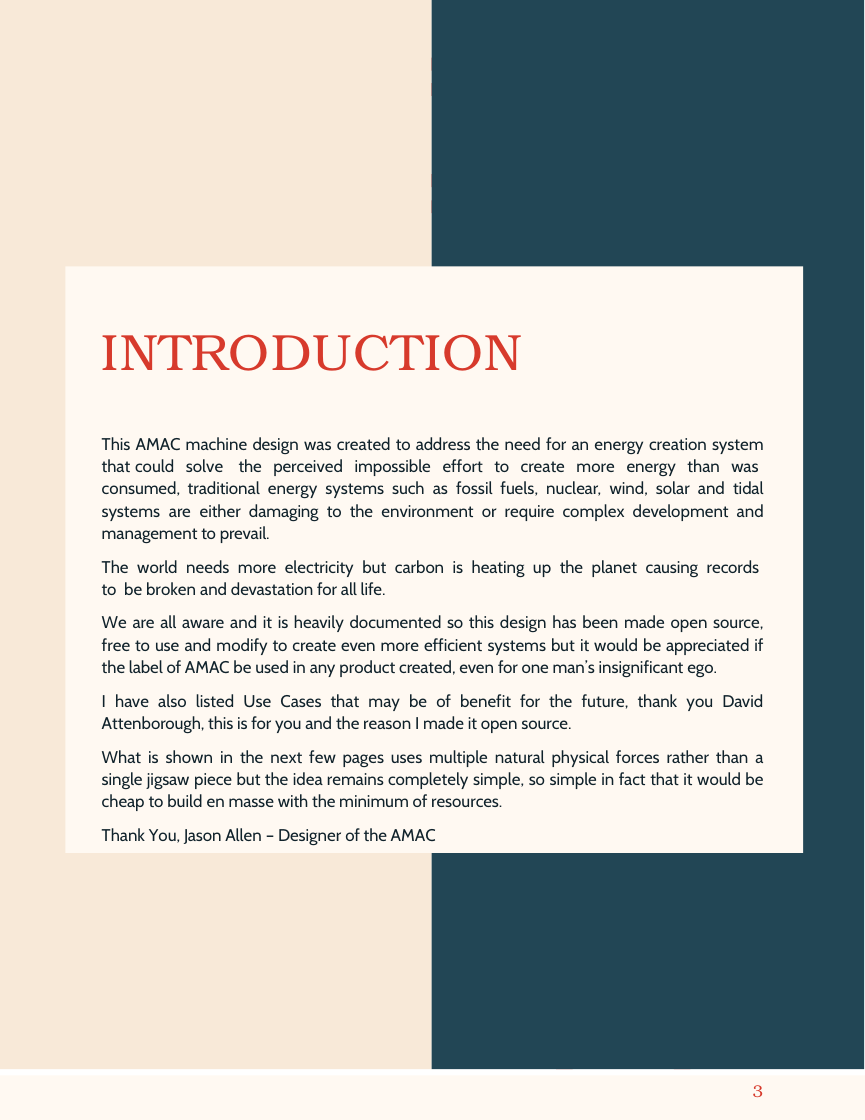
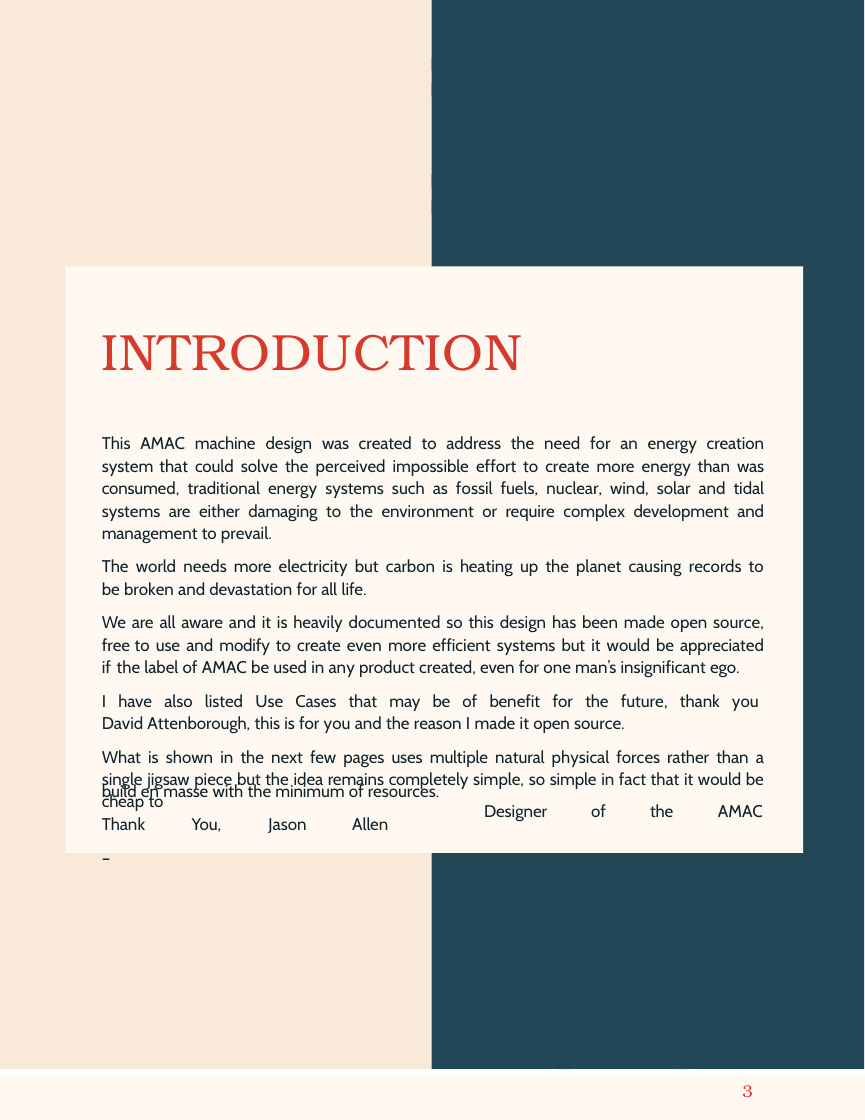
Before and after one commit to AMACMachine/Free-Energy, a slide deck: slide 3 of AMAC White Paper September 2nd 2023.pptx. Drawn at 865x1120 pixels with LibreOffice and Linux fonts; fonts in the diff are those of the drawing. Boxes give left, top, right and bottom in pixels: in the first picture for what was removed or moved away, otherwise in the second. Text is boxed around its words. In the diff, an @@ line names an element or a change of style, - is before the commit and + after.

```diff
--- a/AMAC White Paper September 2nd 2023.pptx
+++ b/AMAC White Paper September 2nd 2023.pptx
@@ text at (x1=102, y1=436, x2=765, y2=734): letter spacing -0.1 to 0 pt in "This AMAC design to address for an ...", "The world needs electricity carbon is heating ...", "and it is heavily documented so this ...", "also Use that for future, you this ..."; letter spacing 0 to -0.1 pt in "machine created need energy creation system perceived ...", "more but carbon devastation", "aware documented design been open create more ...", "listed may benefit made"; letter spacing -0.2 to -0.1 pt in "machine solve perceived more environment complex development ...", "carbon broken", "We aware documented open efficient would appreciated ...", "also listed reason"; letter spacing -0.1 to -0.2 pt in "design address energy perceived impossible more energy", "even efficient be in created,", "benefit Attenborough, reason made"; letter spacing -0.1 to 0.1 pt in "created create traditional fossil", "electricity devastation", "AMAC any man’s", "Attenborough,"; letter spacing 0.1 to -0.1 pt in "address", "broken", "listed"; letter spacing -0.2 to 0 pt in "address", "and heavily"; letter spacing 0 to 0.1 pt in "nuclear,"; letter spacing -0.2 to 0.3 pt in "wind,"; letter spacing 0.1 to 0 pt in "free"; letter spacing 0 to -0.2 pt in "appreciated"; letter spacing -0.1 to 0.2 pt in "future," @@
@@ text at (x1=102, y1=750, x2=764, y2=768): text changed @@
-What is shown in the next few pages uses multiple natural physical forces rather than a single jigsaw piece but the idea remains completely simple, so simple in fact that it would be cheap to build en masse with the minimum of resources.
-Thank You, Jason Allen – Designer of the AMAC
+What is shown in the next few pages uses multiple natural physical forces rather than a single jigsaw piece but the idea remains completely simple, so simple in fact that it would be cheap to
@@ freeform shape at (x1=523, y1=778, x2=724, y2=1069): fill #D73A2C to #D7392C; outline redrawn @@
@@ text added at (x1=102, y1=783, x2=439, y2=832), 12 pt, text #10222B @@
+build en masse with the minimum of resources. Thank You, Jason Allen –
@@ text added at (x1=484, y1=805, x2=547, y2=822), 12 pt, text #10222B @@
+Designer
@@ text added at (x1=591, y1=804, x2=606, y2=817), 12 pt, text #10222B @@
+of
@@ text added at (x1=650, y1=804, x2=673, y2=818), 12 pt, text #10222B @@
+the
@@ text added at (x1=718, y1=805, x2=763, y2=818), 12 pt, text #10222B @@
+AMAC
@@ freeform shape at (x1=556, y1=812, x2=690, y2=1069): fill #D73A2C to #D7392C; outline redrawn @@
@@ freeform shape at (x1=0, y1=1075, x2=865, y2=1119): outline redrawn @@
@@ page number at (x1=742, y1=1085, x2=753, y2=1097): text colour #D73A2C to #D7392C, letter spacing -0.1 to 0 pt; indent changed @@
```
Also in this commit, not shown: 15 other slides changed, 3 slides added, 2 slides removed, 1 other file.
